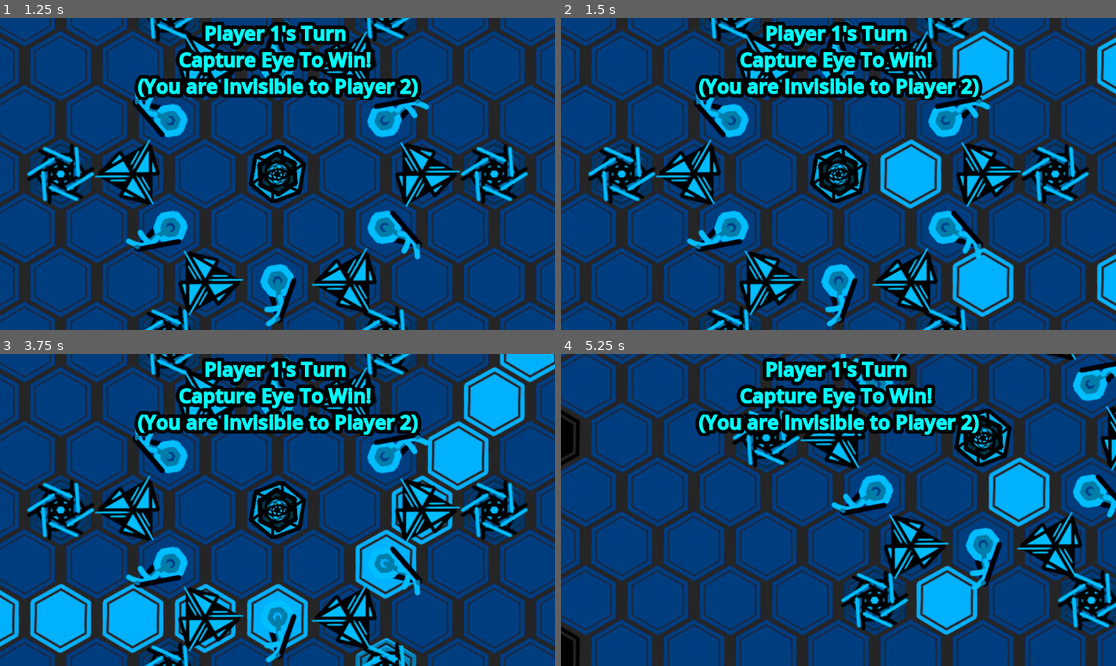
Above: before the commit, frames 1-4 (two rows, left to right).
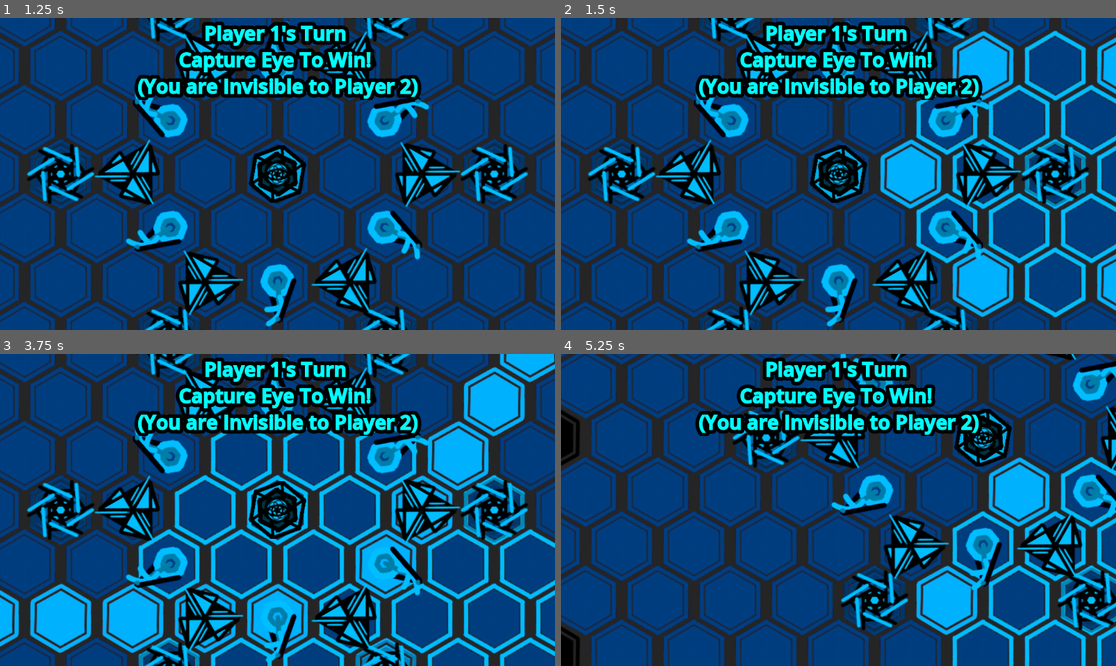
Above: after the commit, the same moments.

Repository: petesamerson/V-s-on
Game: Godot game, scene res://base_scene.tscn
Same seed, same stepped clock (60 frames per second), same inputs: the game is played once before the commit and once after it.
Inputs (mouse positions are in pixels of both pictures, inside the frame that each line leads up to):
- Up to frame 1 (1.25 s): drag from (360, 64) to (538, 64) at 0.52 s
- Up to frame 2 (1.5 s): tap Enter at 1.25 s; drag from (1054, 174) to (838, 174) at 1.27 s
- Up to frame 3 (3.75 s): tap Space at 2, 3.5 s; move the mouse to (61, 510) at 2.02 s; click (61, 510) at 2.17 s; tap Enter at 2.75 s; drag from (349, 400) to (493, 510) at 2.77 s; drag from (349, 619) to (61, 510) at 3.52 s
- Up to frame 4 (5.25 s): tap Enter at 4.25 s; drag from (694, 510) to (910, 400) at 4.27 s; tap Space at 5 s; move the mouse to (1093, 600) at 5.02 s; click (1093, 600) at 5.17 s

Frame 1 is identical in both runs. In frame 2, 5.4% of the frame differs, in the area x 63-100%, y 4-96%; in frame 3, 9.4%, in the area x 24-100%, y 22-100%; in frame 4, 3.5%.

Commit message:
add vision range update with visible range

Diff:
--- a/EyePiece.gd
+++ b/EyePiece.gd
@@ -29,13 +29,16 @@
 		board.deselect_all_pieces([self])
 		return
 
+	highlightVisionRange()
+
 	cur_moves.clear()
 	old_selected_tile_ids.clear()
 	for direction in range(6):
 		var raw_moves = board.get_line_from_center(cell, direction, 6)
 		for move in raw_moves:
 			if board.cell_in_board(move) and move != cell:
-				cur_moves.append(move)
+				if(board.hasCellInVision(owned_player, cell)):
+					cur_moves.append(move)
 
 	for potential_move in cur_moves:
 		old_selected_tile_ids.append(board.get_cell_source_id(potential_move))
--- a/HopPiece.gd
+++ b/HopPiece.gd
@@ -54,6 +54,7 @@
 		print(["selected reached", selected])
 		board.deselect_all_pieces([self])
 	else:
+		highlightVisionRange()
 		for i in range(6):
 			var raw_moves = board.get_line_from_center(cell, i, 2)
 			var move = raw_moves[raw_moves.size() - 1]
--- a/Piece.tscn
+++ b/Piece.tscn
@@ -4,7 +4,7 @@
 [ext_resource type="Texture2D" uid="uid://548fpki4pqfl" path="res://sprites/eye_piece.png" id="2_ebr80"]
 
 [sub_resource type="CircleShape2D" id="CircleShape2D_ebr80"]
-radius = 15.0
+radius = 50.0
 
 [node name="Piece" type="Node2D"]
 script = ExtResource("2_4wtm1")
--- a/TowerRotatePiece.gd
+++ b/TowerRotatePiece.gd
@@ -77,6 +77,7 @@
 		board.deselect_all_pieces([self])
 	else:
 		update_cur_rotate()
+		highlightVisionRange()
 		print("on_tower_clicked " + str(cur_moves.size()))
 		old_selected_tile_ids = []
 		for potential_move in cur_moves:
@@ -104,7 +105,8 @@
 			# 		board.set_cell(hex, Tiles.DARK_GREY, Vector2i(0,0))
 			var potential_new_move = connect_line[(connect_line.size())/2]
 			if(board.cell_in_board(potential_new_move) && cell != potential_new_move):
-				cur_moves.append(potential_new_move)
+				if(board.hasCellInVision(owned_player, potential_new_move)):
+					cur_moves.append(potential_new_move)
 
 	first_axis = board.get_line_from_center(cell, cur_direction, 10)
 	var second_direction = cur_direction
--- a/TriangleEvenPiece.gd
+++ b/TriangleEvenPiece.gd
@@ -28,11 +28,13 @@
 		selected = false
 		board.deselect_all_pieces([self])
 	else:
+		highlightVisionRange()
 		for i in range(3):
 			var raw_moves = board.get_line_from_center(cell, 1 + i*2, 6)
 			for move in raw_moves:
 				if(board.cell_in_board(move) and move != cell):
-					cur_moves.append(move)
+					if(board.hasCellInVision(owned_player, move)):
+						cur_moves.append(move)
 		for potential_move in cur_moves:
 			old_selected_tile_ids.append(board.get_cell_source_id(potential_move))
 			if(owned_player == 2):
--- a/TriangleOddPiece.gd
+++ b/TriangleOddPiece.gd
@@ -20,6 +20,8 @@
 	if owned_player != board.current_player:
 		return
 
+	highlightVisionRange()
+
 	var cell: Vector2i = board.local_to_map(position)
 	print("Current cell:", cell , "selected", selected)
 
@@ -34,7 +36,8 @@
 		var raw_moves = board.get_line_from_center(cell, direction * 2, 6)
 		for move in raw_moves:
 			if board.cell_in_board(move) and move != cell:
-				cur_moves.append(move)
+				if(board.hasCellInVision(owned_player, move)):
+					cur_moves.append(move)
 
 	for potential_move in cur_moves:
 		old_selected_tile_ids.append(board.get_cell_source_id(potential_move))
--- a/base_scene.tscn
+++ b/base_scene.tscn
@@ -1,11 +1,13 @@
-[gd_scene load_steps=41 format=3 uid="uid://br3rtq2rlri2y"]
+[gd_scene load_steps=45 format=3 uid="uid://br3rtq2rlri2y"]
 
 [ext_resource type="Texture2D" uid="uid://ccyaa137j257j" path="res://sprites/hex1.png" id="1_57xsf"]
 [ext_resource type="Texture2D" uid="uid://dc121jprbdp75" path="res://sprites/hex_grey_chrome.png" id="2_jvre3"]
 [ext_resource type="Texture2D" uid="uid://capls38okfmy1" path="res://sprites/rotate1.png" id="2_ni26a"]
 [ext_resource type="Texture2D" uid="uid://c5k4xofouujet" path="res://sprites/hex_light_blue.png" id="3_3lrhi"]
 [ext_resource type="Texture2D" uid="uid://0yf4wg5too3j" path="res://sprites/hexOut2.png" id="4_oqo0w"]
+[ext_resource type="Texture2D" uid="uid://dq4qbep4elc11" path="res://sprites/hex_dark_blue_light_outline.png" id="5_0rpld"]
 [ext_resource type="Texture2D" uid="uid://dwllv78itts6c" path="res://sprites/HexStar2.png" id="5_21qnn"]
+[ext_resource type="Texture2D" uid="uid://wtxepl7dlc0h" path="res://sprites/hex_dark_red_light_outline.png" id="5_ua0oy"]
 [ext_resource type="Texture2D" uid="uid://7wmfy8td1y4v" path="res://sprites/HexStar3.png" id="6_anra8"]
 [ext_resource type="Texture2D" uid="uid://dyy56ypwu01au" path="res://sprites/hex_red.png" id="6_cl7ii"]
 [ext_resource type="Texture2D" uid="uid://d3or16dja1a82" path="res://sprites/hex_dark_blue.png" id="8_blj2i"]
@@ -49,6 +51,16 @@
 texture_region_size = Vector2i(100, 100)
 0:0/0 = 0
 
+[sub_resource type="TileSetAtlasSource" id="TileSetAtlasSource_u1i3c"]
+texture = ExtResource("5_ua0oy")
+texture_region_size = Vector2i(100, 100)
+0:0/0 = 0
+
+[sub_resource type="TileSetAtlasSource" id="TileSetAtlasSource_ua0oy"]
+texture = ExtResource("5_0rpld")
+texture_region_size = Vector2i(100, 100)
+0:0/0 = 0
+
 [sub_resource type="TileSetAtlasSource" id="TileSetAtlasSource_21qnn"]
 texture = ExtResource("4_oqo0w")
 texture_region_size = Vector2i(100, 100)
@@ -100,6 +112,8 @@
 sources/12 = SubResource("TileSetAtlasSource_hwg3g")
 sources/1 = SubResource("TileSetAtlasSource_ddjlp")
 sources/6 = SubResource("TileSetAtlasSource_17fj0")
+sources/2 = SubResource("TileSetAtlasSource_ua0oy")
+sources/13 = SubResource("TileSetAtlasSource_u1i3c")
 
 [sub_resource type="Theme" id="Theme_ddjlp"]
 
--- a/board.gd
+++ b/board.gd
@@ -200,7 +200,11 @@
 		for p in player_pieces[0]:
 			if(!excluded_pieces.has(p)):
 				print("updating vision for player 1")
-				p.draw_current_vision()
+				if(p.selected == true):
+					p.highlightVisionRange()
+				else:
+					p.draw_current_vision()
+				# p.draw_current_vision()
 		for p in player_pieces[0]:
 			p.visible = true
 		for p in player_pieces[1]:
@@ -209,7 +213,10 @@
 		for p in player_pieces[1]:
 			if(!excluded_pieces.has(p)):
 				print("updating vision for player 2")
-				p.draw_current_vision()
+				if(p.selected == true):
+					p.highlightVisionRange()
+				else:
+					p.draw_current_vision()
 		for p in player_pieces[0]:
 			p.visible = false
 		for p in player_pieces[1]:
@@ -227,6 +234,12 @@
 	var enemy_player = 2 if player == 1 else 1
 	for p in player_pieces[player-1]:
 		if(p.cur_vision.has(enemy)):
+			return true
+	return false
+
+func hasCellInVision(player: int, cell: Vector2i) -> bool:
+	for p in player_pieces[player-1]:
+		if(p.cur_vision.has(cell)):
 			return true
 	return false
 
--- a/piece.gd
+++ b/piece.gd
@@ -108,7 +108,6 @@
 # 		print("UNHANDLED")
 
 
-
 func on_clicked() -> void:
 	if(owned_player != board.current_player):
 		return
@@ -116,6 +115,7 @@
 		return
 	if(board.current_player != owned_player):
 		return
+
 	var cell = board.local_to_map(position)  # current tile cell
 	print("Current cell:", cell , "selected", selected)
 	cur_moves = []
@@ -124,11 +124,13 @@
 		selected = false
 		board.deselect_all_pieces([self])
 	else:
+		highlightVisionRange()
 		for i in range(6):
 			var raw_moves = board.get_line_from_center(cell, i, 6)
 			for move in raw_moves:
 				if(board.cell_in_board(move) && move != cell):
-					cur_moves.append(move)
+					if(board.hasCellInVision(owned_player, cell)):
+						cur_moves.append(move)
 		for potential_move in cur_moves:
 			old_selected_tile_ids.append(board.get_cell_source_id(potential_move))
 			if(owned_player == 2):
@@ -139,6 +141,15 @@
 		selected = true
 		board.deselect_all_pieces([self])
 
+func highlightVisionRange():
+	print("hightlight")
+	for cell in cur_vision:
+		if(owned_player == 1):
+			board.set_cell(cell, Tiles.DARK_BLUE_OUTLINE, Vector2i(0,0))
+		else:
+			board.set_cell(cell, Tiles.DARK_RED_OUTLINE, Vector2i(0,0))
+
+
 
 func _input(event):
 	if(selected):
--- a/tiles.gd
+++ b/tiles.gd
@@ -1,12 +1,16 @@
 #COLORS
 const BLACK = 0
 const SNOW_FLAKE = 1
+
 const DARK_BLUE = 7
 const LIGHT_BLUE = 11
-const DARK_GREY = 8
+const DARK_BLUE_OUTLINE = 2
+
 const LIGHT_GREY = 12
+
 const DARK_RED = 9
 const RED = 6
+const DARK_RED_OUTLINE = 13
 
 
 const HEX_LIGHT_BLUE = 3
--- a/triangle_even_piece.tscn
+++ b/triangle_even_piece.tscn
@@ -4,6 +4,7 @@
 [ext_resource type="Texture2D" uid="uid://bthaug87wx0pj" path="res://sprites/TriangleOdd.png" id="2_mb4gg"]
 
 [sub_resource type="CircleShape2D" id="CircleShape2D_rvpo3"]
+radius = 50.0
 
 [node name="TriangleEvenPiece" type="Node2D"]
 script = ExtResource("1_mb4gg")
Not shown, changed: export_presets.cfg
Binary file added: sprites/hex_dark_blue_light_outline.png
Not shown, added: sprites/hex_dark_blue_light_outline.png.import
Binary file added: sprites/hex_dark_red_light_outline.png
Not shown, added: sprites/hex_dark_red_light_outline.png.import
Not shown, added: V!s!on.exe.zip
